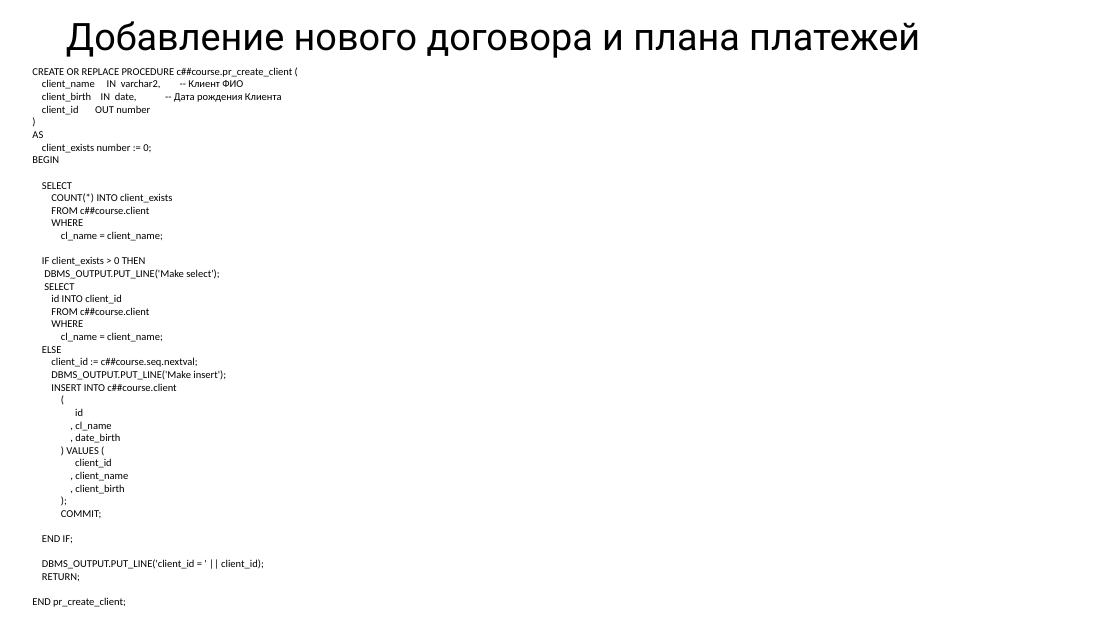
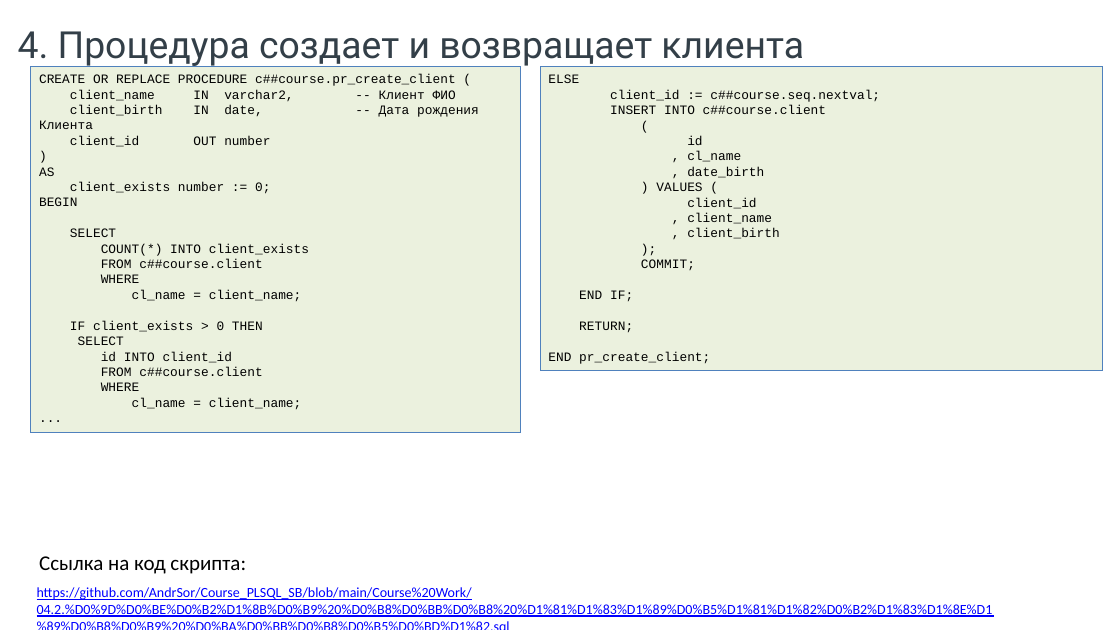
Before and after one commit to AndrSor/Course_PLSQL_SB, a slide deck: slide 14 of Course Work/_Презентация Курсовой работы.pptx (slide 18 before the commit). Drawn at 1120x630 pixels with LibreOffice and Linux fonts; fonts in the diff are those of the drawing; background and template pictures are left out. Boxes give left, top, right and bottom in pixels: in the first picture for what was removed or moved away, otherwise in the second. Text is boxed around its words. In the diff, an @@ line names an element or a change of style, - is before the commit and + after.

```diff
--- a/Course Work/_Презентация Курсовой работы.pptx
+++ b/Course Work/_Презентация Курсовой работы.pptx
@@ title removed at [66,21,920,58] @@
-Добавление нового договора и плана платежей
@@ text added at [18,31,804,67], 32 pt, text #333F48 @@
+4. Процедура создает и возвращает клиента
@@ rectangle "CREATE OR REPLACE PROCEDURE c##course.pr_create_client ...": place and size @@
-rectangle "CREATE OR REPLACE PROCEDURE c##course.pr_create_client ..." at [32,67,293,607]
+rectangle "CREATE OR REPLACE PROCEDURE c##course.pr_create_client ..." at [31,66,521,433]
@@ rectangle "CREATE OR REPLACE PROCEDURE c##course.pr_create_client ..." at [31,66,521,433]: fill none to #EBF1DE; outline none to #4F81BD 0.75 pt @@
@@ text in rectangle at [39,74,479,409]: size 9 to 11 pt, font Calibri to Courier New @@
@@ rectangle added at [540,67,1102,371], fill #EBF1DE, outline #4F81BD 0.75 pt, 11 pt, text #000000 @@
+ELSE
+client_id := c##course.seq.nextval;
+INSERT INTO c##course.client
+(
+id
+, cl_name
+, date_birth
+) VALUES (
+client_id
+, client_name
+, client_birth
+);
+COMMIT;
+END IF;
+RETURN;
+END pr_create_client;
@@ text in rectangle at [44,269,219,279]: paragraph removed @@
-DBMS_OUTPUT.PUT_LINE('Make select');
@@ text in rectangle at [32,346,264,607]: text changed; size 9 to 11 pt; font Calibri to Courier New @@
-ELSE
-client_id := c##course.seq.nextval;
-DBMS_OUTPUT.PUT_LINE('Make insert');
-INSERT INTO c##course.client
-(
-id
-, cl_name
-, date_birth
-) VALUES (
-client_id
-, client_name
-, client_birth
-);
-COMMIT;
-END IF;
-DBMS_OUTPUT.PUT_LINE('client_id = ' || client_id);
-RETURN;
-END pr_create_client;
+...
@@ text added at [39,556,246,574], 18 pt, text #000000 @@
+Ссылка на код скрипта:
@@ text added at [37,587,993,617], 12 pt, text #0000FF, underline @@
+https://github.com/AndrSor/Course_PLSQL_SB/blob/main/Course%20Work/04.2.%D0%9D%D0%BE%D0%B2%D1%8B%D0%B9%20%D0%B8%D0%BB%D0%B8%20%D1%81%D1%83%D1%89%D0%B5%D1%81%D1%82%D0%B2%D1%83%D1%8E%D1%89%D0%B8%D0%B9%20%D0%BA%D0%BB%D0%B8%D0%B5%D0%BD%D1%82.sql
@@ page number at [846,584,1098,618]: text changed @@
-18
+14
```
Also in this commit, not shown: 4 other slides changed, 4 slides added, 8 slides removed, 4 other files.
